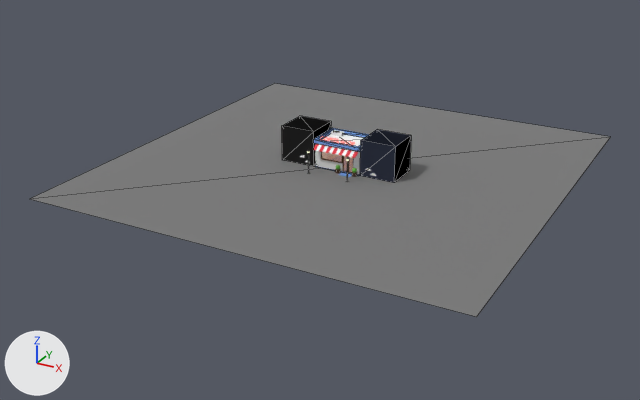
What one commit did to the glTF model models/shops/shop-coffee-a.glb.
Camera for both pictures: a 50 mm lens placed at (62.1, -121.6, 53.5), pointed at (-2.0, -5.0, -4.8). Every picture has the same lights, and +X, +Y and +Z are marked at lower left. The first picture is the older version. Mesh edges are drawn as thin lines on the coarser meshes. Where no turn or scale is listed for an object, it has been applied to the vertices.
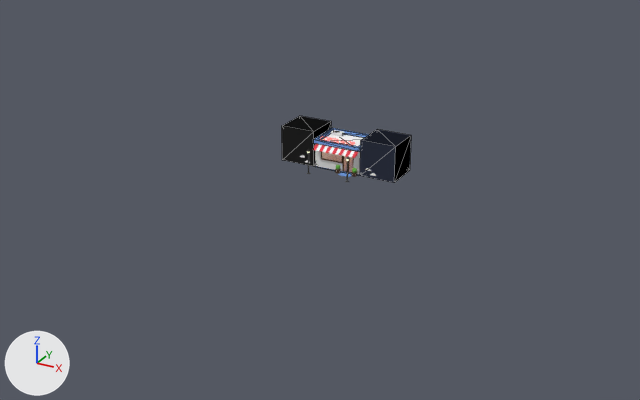
Patch to the scene script:
```diff
--- a/models/shops/shop-coffee-a.glb.py
+++ b/models/shops/shop-coffee-a.glb.py
@@ ob_object_20 @@
-ob_object_20 = bpy.data.objects.new('Object_20', me_object_14)
+ob_object_20 = bpy.data.objects.new('Object_20', None)
 ob_object_20.parent = ob_plane_3
```

Changed parts and their boxes [x1, y1, x2, y2] in the pictures (640 x 400 px):
'Object_20', no longer drawn
    before: [30, 83, 610, 317]
